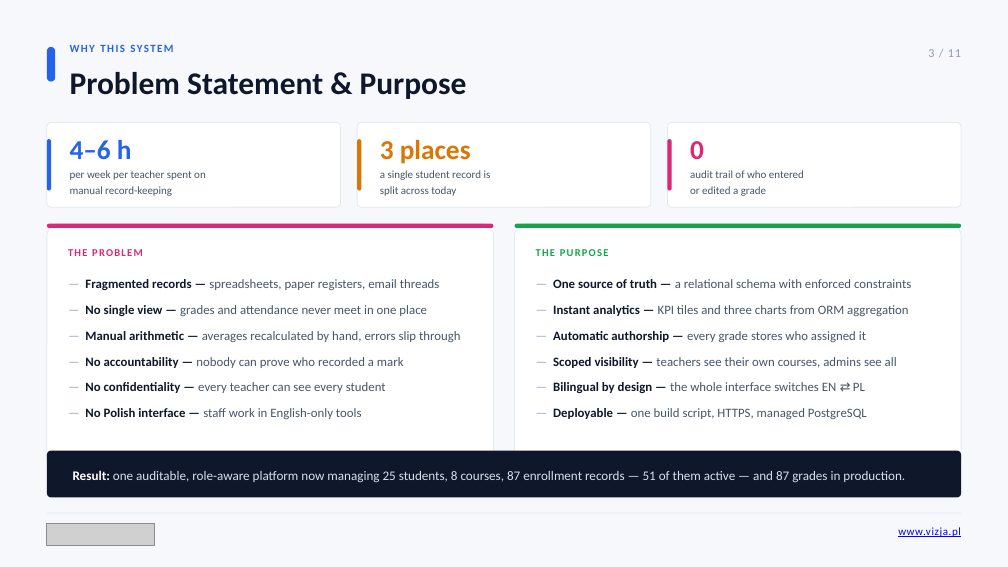
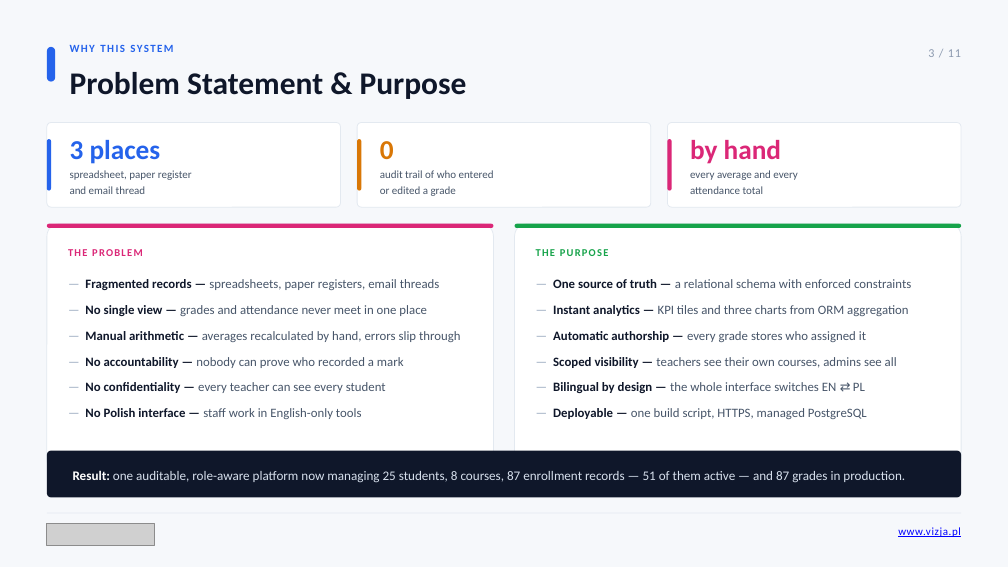
Before and after one commit to maksym671/Diploma-Project-SMS-Management-System, a slide deck: slide 3 of Maksym_Shpak_Diploma_Presentation.pptx. Drawn at 1008x567 pixels with LibreOffice and Linux fonts; fonts in the diff are those of the drawing; grey boxes stand for pictures. Boxes give left, top, right and bottom in pixels: in the first picture for what was removed or moved away, otherwise in the second. Text is boxed around its words. In the diff, an @@ line names an element or a change of style, - is before the commit and + after.

Commit message:
Drop the invented statistics from the problem slide

```diff
--- a/Maksym_Shpak_Diploma_Presentation.pptx
+++ b/Maksym_Shpak_Diploma_Presentation.pptx
@@ text at (70,140,192,194): text changed @@
-4–6 h
-per week per teacher spent on
-manual record-keeping
+3 places
+spreadsheet, paper register
+and email thread
@@ text at (380,141,494,196): text changed @@
-3 places
-a single student record is
-split across today
+0
+audit trail of who entered
+or edited a grade
@@ text at (690,140,798,194): text changed @@
-0
-audit trail of who entered
-or edited a grade
+by hand
+every average and every
+attendance total
```
Also in this commit, not shown: 2 other files.
